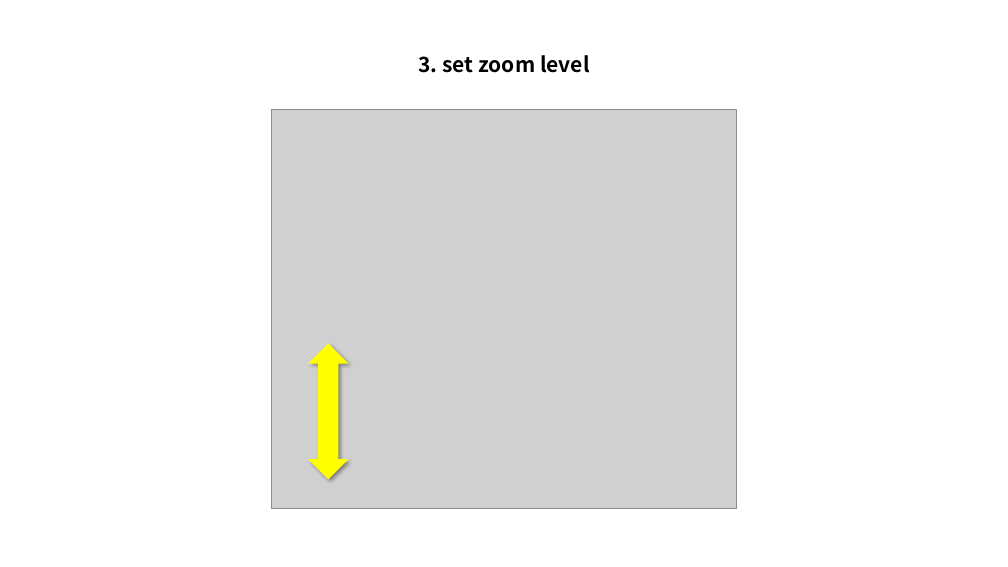
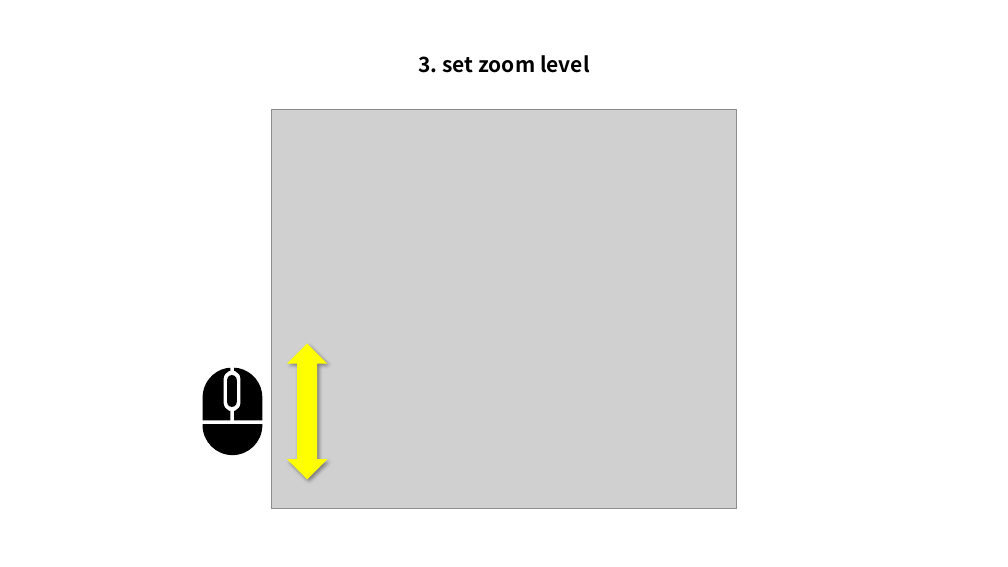
Before and after one commit to nakayama-kazuki/202x, a slide deck: slide 5 of pj-corridor.net/side-six/side-six-reversi-help.pptx. Drawn at 1008x567 pixels with LibreOffice and Linux fonts; fonts in the diff are those of the drawing; grey boxes stand for pictures. Boxes give left, top, right and bottom in pixels: in the first picture for what was removed or moved away, otherwise in the second. Text is boxed around its words. In the diff, an @@ line names an element or a change of style, - is before the commit and + after.

```diff
--- a/pj-corridor.net/side-six/side-six-reversi-help.pptx
+++ b/pj-corridor.net/side-six/side-six-reversi-help.pptx
@@ up down arrow: place and size @@
-up down arrow at <box>309,343,349,479</box>
+up down arrow at <box>287,343,327,479</box>
@@ rounded rectangle added at <box>203,368,262,455</box>, fill #FFFFFF @@
@@ freeform shape added at <box>203,368,263,456</box>, fill #000000 @@
@@ rounded rectangle added at <box>227,375,237,407</box>, fill #000000 @@
```
Also in this commit, not shown: 1 other slide changed, 4 other files.
